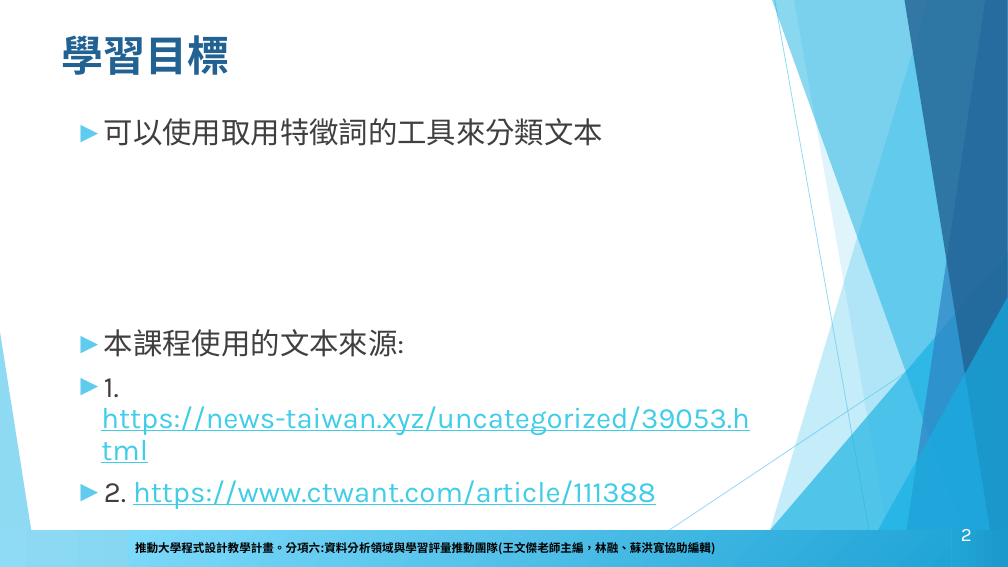
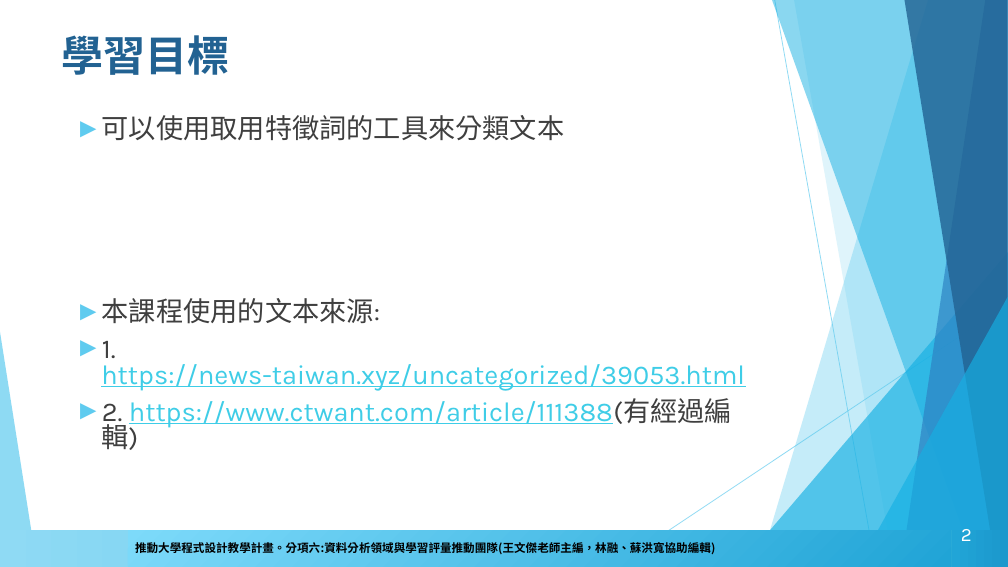
Before and after one commit to howardsukuan/textual-data-analysis-python, a slide deck: slide 2 of week04/文本分析與程式設計week4.pptx. Drawn at 1008x567 pixels with LibreOffice and Linux fonts; fonts in the diff are those of the drawing; background and template pictures are left out. Boxes give left, top, right and bottom in pixels: in the first picture for what was removed or moved away, otherwise in the second. Text is boxed around its words. In the diff, an @@ line names an element or a change of style, - is before the commit and + after.

```diff
--- a/week04/文本分析與程式設計week4.pptx
+++ b/week04/文本分析與程式設計week4.pptx
@@ text at bbox=[101, 115, 745, 391]: size 28 to 25.9 pt in "可以使用取用特徵詞的工具來分類文本", "本課程使用的文本來源:", "1. https://news-taiwan.xyz/uncategorized/39053.html"; line spacing 0.9 to 0.8 @@
@@ text at bbox=[101, 398, 732, 450]: text changed; size 28 to 25.9 pt @@
-► 2. https://www.ctwant.com/article/111388
+► 2. https://www.ctwant.com/article/111388(有經過編輯)
```
Also in this commit, not shown: 8 other files.
